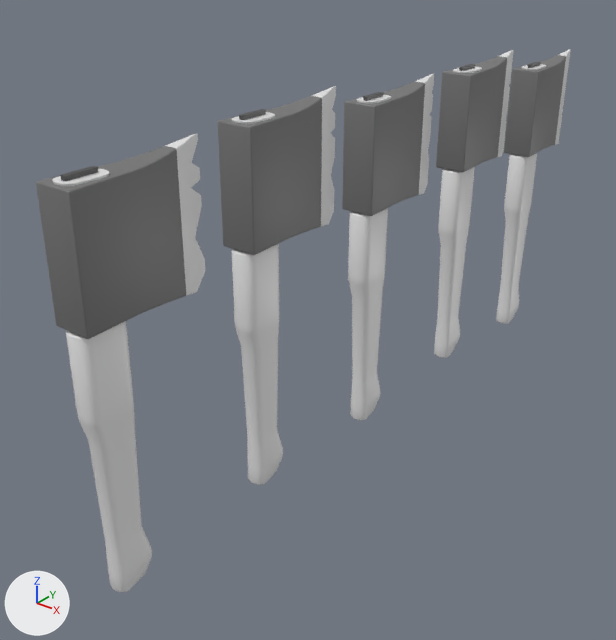
Before and after pictures for a commit that changed the FBX model Assets/FBX/models/Instruments/Axe's.fbx.
Before and after are seen from a camera (50 mm lens) standing at (0.831, -1.132, 0.96) and looking at (-0.136, 0.076, 0.211). The lights are fixed; the arrows at lower left show +X, +Y and +Z.

Names of what the first picture shows: 'SM_Axe_level1', 'SM_Axe_level2', 'SM_Axe_level3', 'SM_Axe_level4', 'SM_Axe_level5'.
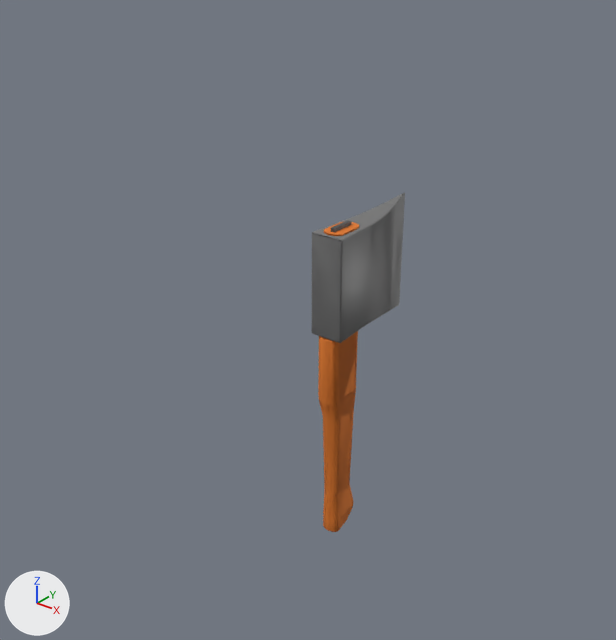
Pixel boxes (x1, y1, x2, y2) of what changed, in the pictures (616 x 640 px):
'SM_Axe_level5', recoloured, surface changed, moved
    before: (36, 133, 205, 592)
    after: (321, 204, 404, 532)
'SM_Axe_level4', recoloured, surface changed, moved
    before: (218, 86, 336, 485)
    after: (319, 232, 342, 523)
'SM_Axe_level3', recoloured, surface changed, moved
    before: (342, 74, 434, 420)
    after: (312, 193, 404, 532)
'SM_Axe_level2', recoloured, surface changed, moved
    before: (434, 50, 514, 358)
    after: (312, 193, 405, 531)
'SM_Axe_level1', recoloured, surface changed, moved
    before: (496, 49, 571, 324)
    after: (314, 194, 405, 532)

The edits, one by one:
Material 'm_axe_steal' (mat_m_axe_steal) changes colour from white #e7e7e7 to grey #949494; in linear values from (0.8, 0.8, 0.8) to (0.294, 0.294, 0.294).
In material 'm_axe_steal' (mat_m_axe_steal), metallic goes from 0.0 to 0.8.
Material 'm_axe_wood' (mat_m_axe_wood) changes colour from white #e7e7e7 to orange #df7826; in linear values from (0.8, 0.8, 0.8) to (0.739, 0.188, 0.0195).
Object 'SM_Axe_level4' (ob_sm_axe_level4) moves from (-0.019, -0.197, 0.223) to (0.0, 0.0, 0.0).
Object 'SM_Axe_level3' (ob_sm_axe_level3) moves from (-0.02, 0.115, 0.201) to (0.0, 0.0, 0.0).
Object 'SM_Axe_level5' (ob_sm_axe_level5) moves from (-0.021, -0.511, 0.205) to (0.0, 0.0, 0.0).
Object 'SM_Axe_level1' (ob_sm_axe_level1) moves from (-0.023, 0.763, 0.172) to (0.0, 0.0, 0.0).
Object 'SM_Axe_level2' (ob_sm_axe_level2) moves from (-0.02, 0.443, 0.208) to (0.0, 0.0, 0.0).
